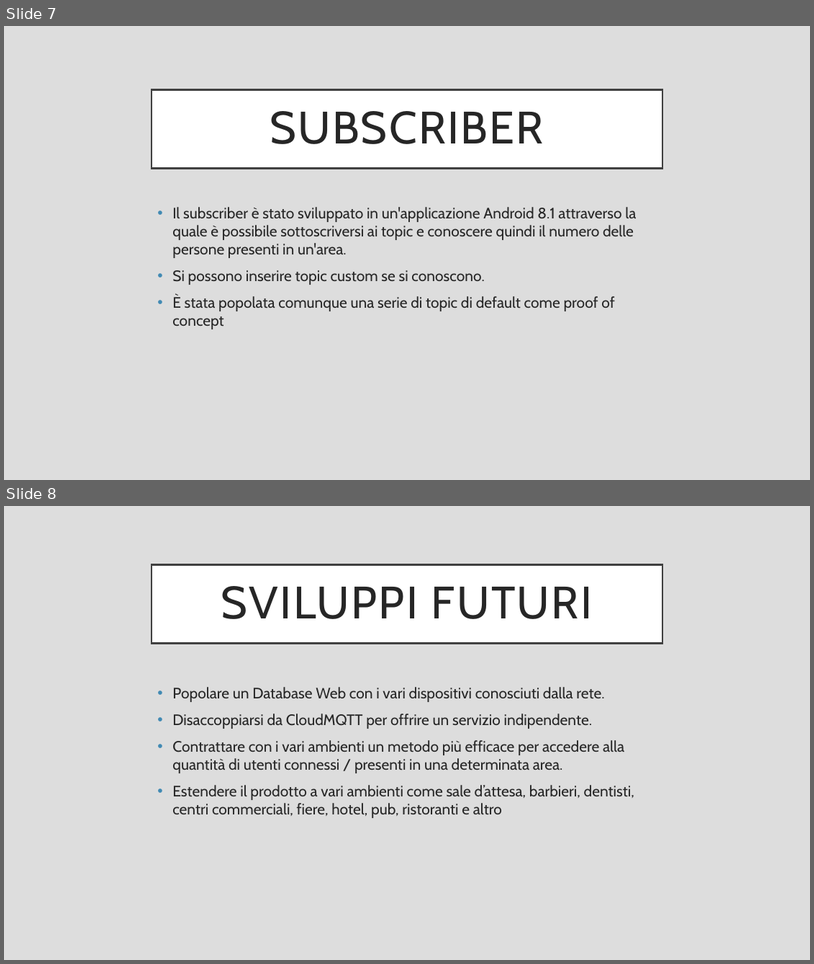
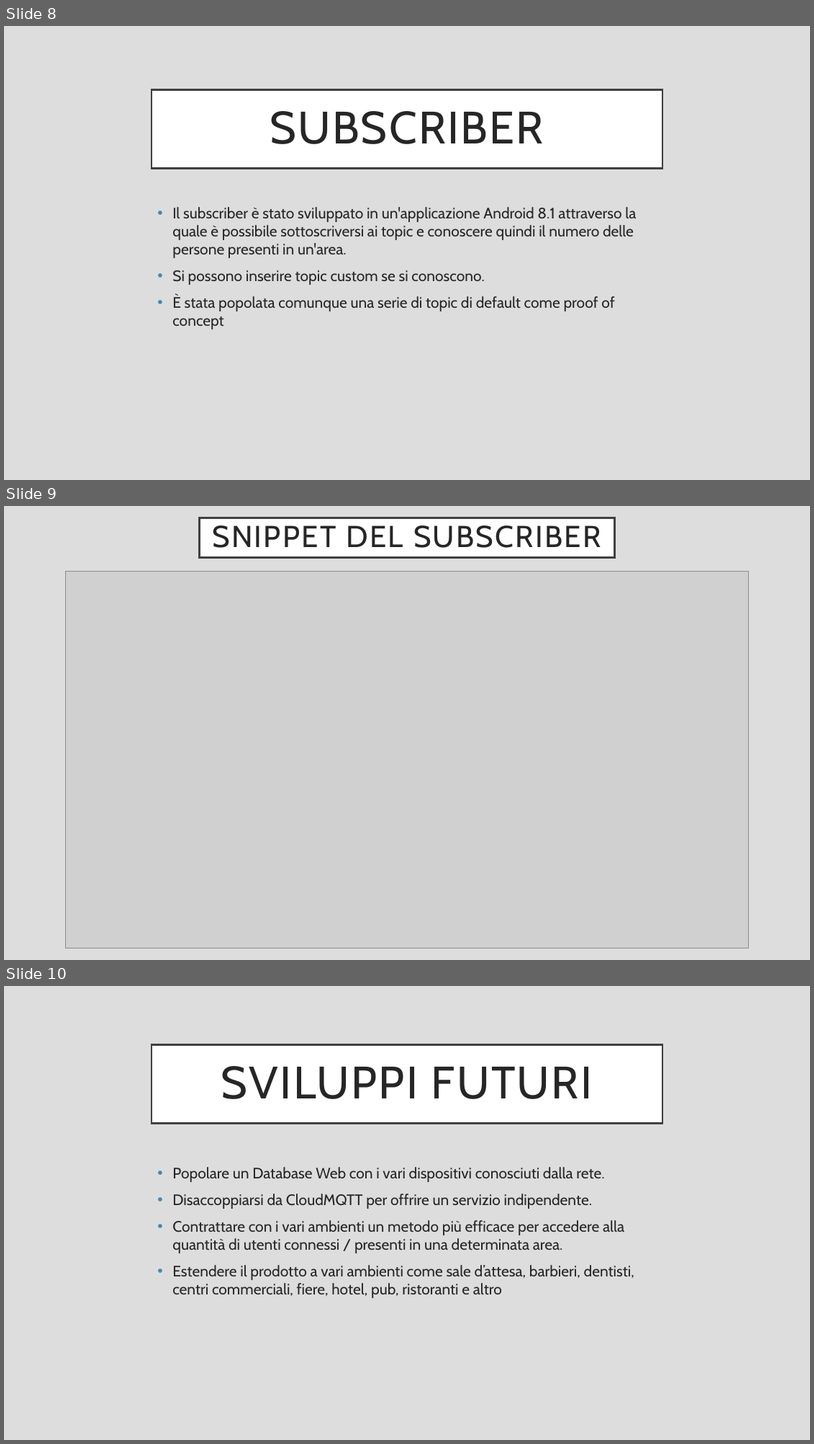
Before and after one commit to franzqat/SMART-CROWD, a slide deck: SmartCrowd.pptx. Shown one above the other, each under a label of ours: slides 7 and 8 before the commit, slides 8, 9 and 10 after it. The pictures are 814x964 and 814x1444 pixels, drawn with LibreOffice and Linux fonts; fonts in the diff are those of the drawing; grey boxes stand for pictures. Boxes give left, top, right and bottom in pixels: in the first picture for what was removed or moved away, otherwise in the second. Text is boxed around its words. In the diff, an @@ line names an element or a change of style, - is before the commit and + after.

Commit message:
ppt con snippet

```diff
--- a/SmartCrowd.pptx
+++ b/SmartCrowd.pptx
@@ slide 9 added at [4, 506, 810, 960], background #DDDDDD @@
@@ rectangle added at [199, 518, 615, 557], fill #FFFFFF, outline #404040 2.5 pt, 36 pt, text #262626 @@
+SNIPPET DEL SUBSCRIBER
@@ picture added at [66, 572, 748, 947] @@
@@ what was slide 7 is now slide 8 @@
@@ what was slide 8 is now slide 10 @@
```
Also in this commit, not shown: 1 other slide added.
